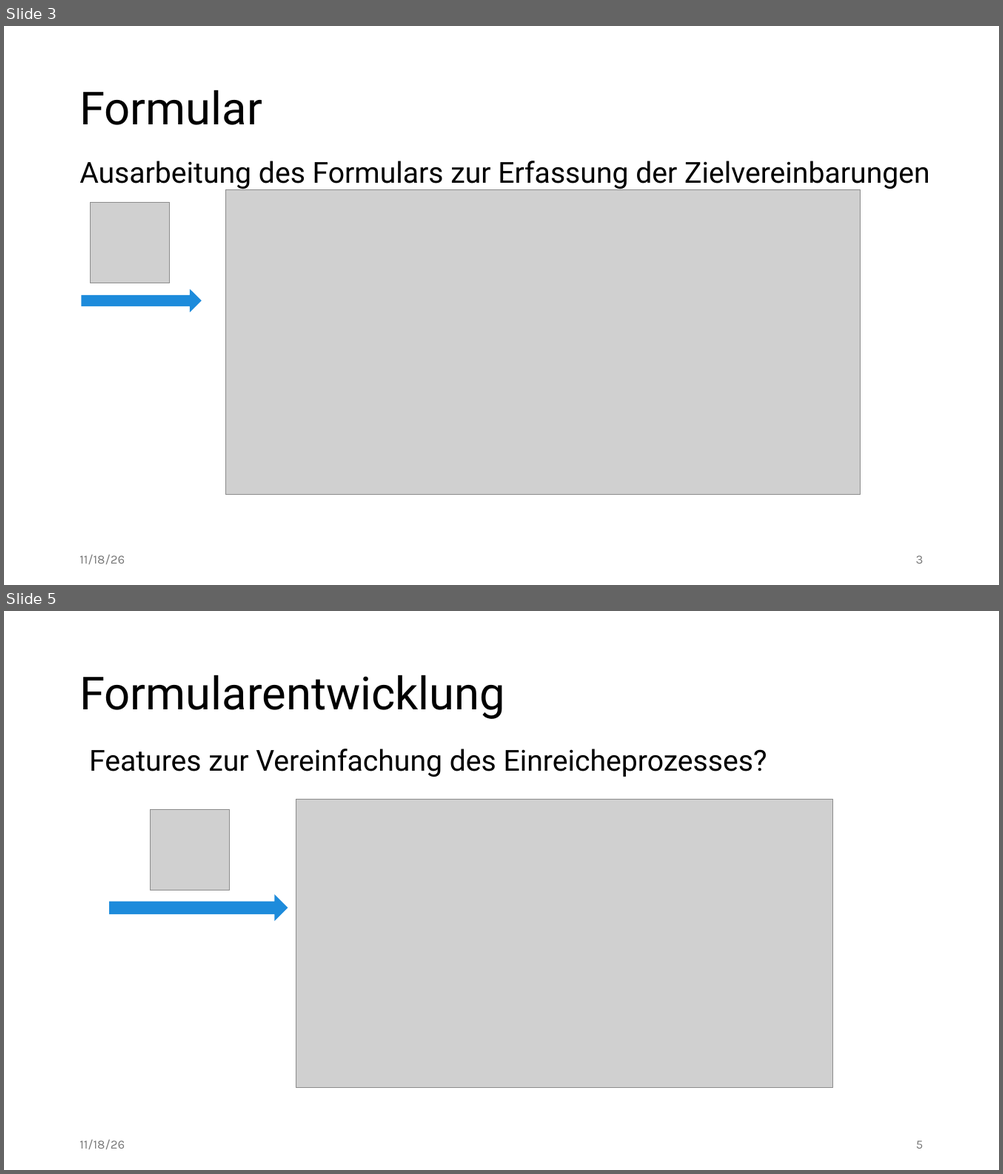
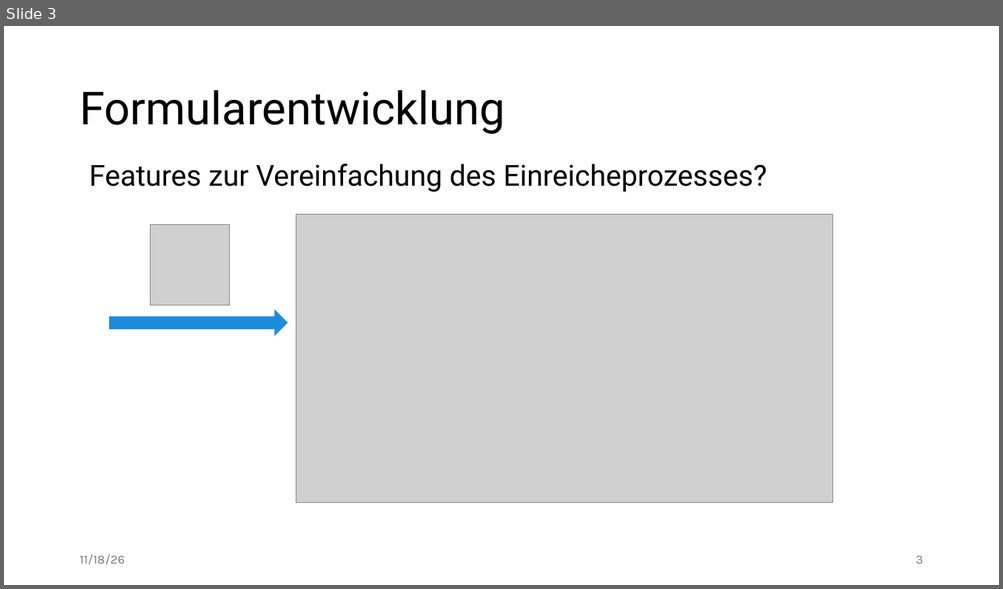
Before and after one commit to edgar-treischl/dash-zhv, a slide deck: docs/zhv_intro.pptx. Shown one above the other, each under a label of ours: slides 3 and 5 before the commit, slide 3 after it; the slides between them are not shown. The pictures are 1003x1174 and 1003x589 pixels, drawn with LibreOffice and Linux fonts; fonts in the diff are those of the drawing; grey boxes stand for pictures. Boxes give left, top, right and bottom in pixels: in the first picture for what was removed or moved away, otherwise in the second. Text is boxed around its words. In the diff, an @@ line names an element or a change of style, - is before the commit and + after.

```diff
--- a/docs/zhv_intro.pptx
+++ b/docs/zhv_intro.pptx
@@ slide 3 removed at bbox=[4, 26, 999, 585], background #FFFFFF @@
@@ title removed at bbox=[79, 90, 262, 125] @@
-Formular
@@ text removed at bbox=[79, 161, 930, 190] @@
-Ausarbeitung des Formulars zur Erfassung der Zielvereinbarungen
@@ picture removed at bbox=[90, 202, 169, 284] @@
@@ picture removed at bbox=[225, 190, 859, 495] @@
@@ right arrow removed at bbox=[82, 291, 201, 310] @@
@@ text removed at bbox=[79, 555, 125, 565] @@
-11/18/26
@@ page number removed at bbox=[916, 556, 923, 564] @@
-3
@@ what was slide 5 is now slide 3 @@
@@ page number at bbox=[916, 556, 923, 564]: text changed @@
-5
+3
```
Also in this commit, not shown: 8 slides changed.
